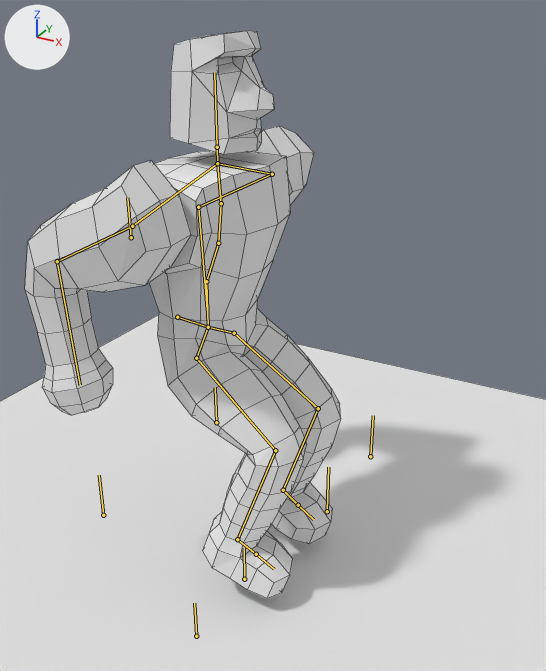
Renders of the Blender file Models/Tiki.blend from each side of a commit.
Both versions are drawn from a 50 mm lens placed at (8.09, -11.95, 10.98), pointed at (1.63, -0.2, 5.1). Lighting does not change. The marker at upper left points along +X, +Y and +Z. The bones that bend it are drawn over the model as lines. Mesh edges are drawn as thin lines.

Objects in the first picture: 'Plane', 'head', 'torso'.
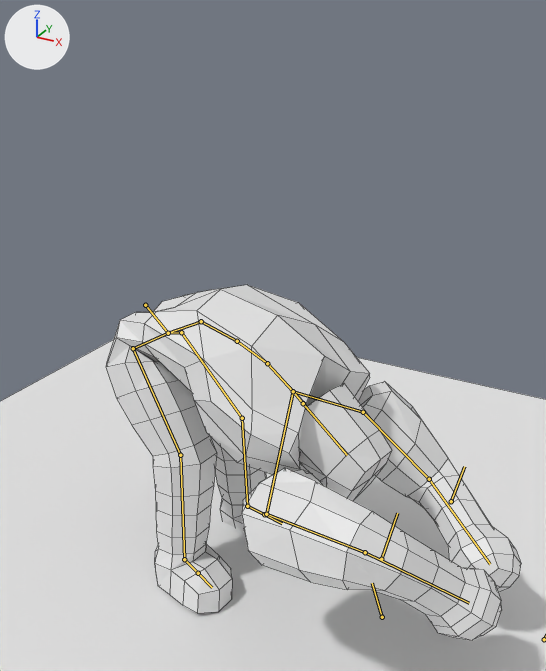
The newer file adds an action. The first version stands in its rest pose; the second is drawn at frame 10 of the action 'FwdSpSmash'.

What differs and where, as boxes [x1, y1, x2, y2] in the pictures (546 x 671 px):
'torso', posed (31% wider, 25% shorter)
    before: [25, 126, 341, 599]
    after: [106, 285, 521, 641]
'head', posed
    before: [170, 30, 274, 155]
    after: [299, 383, 392, 501]
bone 'Bone.001', root to tip
    before: (370, 456) to (373, 415)
    after: (382, 617) to (372, 583)
bone 'Bone.024', root to tip
    before: (131, 237) to (127, 197)
    after: (451, 501) to (464, 466)
bone 'Bone.030', root to tip
    before: (177, 317) to (208, 327)
    after: (145, 305) to (168, 333)
bone 'Bone.010', root to tip
    before: (208, 327) to (234, 333)
    after: (168, 333) to (181, 332)
bone 'Bone', root to tip
    before: (208, 327) to (206, 281)
    after: (168, 333) to (201, 321)
bone 'Bone.007', root to tip
    before: (217, 163) to (272, 174)
    after: (293, 391) to (363, 412)
bone 'Bone.015', root to tip
    before: (217, 147) to (214, 72)
    after: (303, 403) to (347, 455)
bone 'Bone.016', root to tip
    before: (217, 163) to (132, 226)
    after: (293, 391) to (266, 514)
bone 'Bone.019', root to tip
    before: (208, 327) to (196, 358)
    after: (168, 333) to (133, 348)

The change in detail:
Bone 'Bone.001' (bone_bone_001) moves from (0.0, 0.0, 0.0) to (0.24, -5.05, 0.84).
Bone 'Bone.001' (bone_bone_001) turns from (0, 0, 0) to (-1, 29, 18) degrees about its own x, y and z.
Bone 'Bone.001' (bone_bone_001) is rescaled from (1.0, 1.0, 1.0) to (0.26, 0.01, 0.75).
Bone 'Bone.006' (bone_bone_006) moves from (0.0, 0.0, 0.0) to (0.33, -5.08, -1.06).
Bone 'Bone.006' (bone_bone_006) turns from (0, 0, 0) to (-1, -32, 19) degrees about its own x, y and z.
Bone 'Bone.006' (bone_bone_006) is rescaled from (1.0, 1.0, 1.0) to (0.26, 0.01, 0.75).
Bone 'Bone.024' (bone_bone_024) moves from (0.0, 0.0, 0.0) to (8.53, -4.83, -0.05).
Bone 'Bone.024' (bone_bone_024) turns from (0, 0, 0) to (0, 117, -12) degrees about its own x, y and z.
Bone 'Bone.024' (bone_bone_024) is rescaled from (1.0, 1.0, 1.0) to (9.74, 4.96, 5.8).
Bone 'Bone.025' (bone_bone_025) moves from (0.0, 0.0, 0.0) to (8.6, -2.94, -0.35).
Bone 'Bone.025' (bone_bone_025) turns from (0, 0, 0) to (0, -17, -12) degrees about its own x, y and z.
Bone 'Bone.025' (bone_bone_025) is rescaled from (1.0, 1.0, 1.0) to (4.96, 4.96, 10.19).
Bone 'Bone.026' (bone_bone_026) moves from (0.0, 0.0, 0.0) to (9.06, -0.42, -3.34).
Bone 'Bone.026' (bone_bone_026) turns from (0, 0, 0) to (0, 117, -12) degrees about its own x, y and z.
Bone 'Bone.026' (bone_bone_026) is rescaled from (1.0, 1.0, 1.0) to (3.6, 0.01, 1.34).
Bone 'Bone.027' (bone_bone_027) moves from (0.0, 0.0, 0.0) to (8.71, -1.15, 2.18).
Bone 'Bone.027' (bone_bone_027) turns from (0, 0, 0) to (0, -17, -12) degrees about its own x, y and z.
Bone 'Bone.027' (bone_bone_027) is rescaled from (1.0, 1.0, 1.0) to (1.0, 0.01, 3.93).
Bone 'Bone.028' (bone_bone_028) moves from (0.0, 0.0, 0.0) to (0.07, -6.29, 0.7).
Bone 'Bone.028' (bone_bone_028) turns from (0, 0, 0) to (-1, 29, 18) degrees about its own x, y and z.
Bone 'Bone.028' (bone_bone_028) is rescaled from (1.0, 1.0, 1.0) to (0.26, 0.01, 0.75).
Bone 'Bone.029' (bone_bone_029) moves from (0.0, 0.0, 0.0) to (0.17, -6.3, -0.8).
Bone 'Bone.029' (bone_bone_029) turns from (0, 0, 0) to (-1, -32, 19) degrees about its own x, y and z.
Bone 'Bone.029' (bone_bone_029) is rescaled from (1.0, 1.0, 1.0) to (0.26, 0.01, 0.75).
Bone 'Bone.030' (bone_bone_030) moves from (0.0, 0.0, 0.0) to (0.08, -0.77, 0.09).
Bone 'Bone.030' (bone_bone_030) turns from (0, 0, 0) to (-2, -1, 40) degrees about its own x, y and z.
Bone 'Bone.010' (bone_bone_010) turns from (0, 0, 0) to (0, 4, -7) degrees about its own x, y and z.
Bone 'Bone' (bone_bone) turns from (0, 0, 0) to (-2, 0, -80) degrees about its own x, y and z.
Bone 'Bone.007' (bone_bone_007) turns from (0, 0, 0) to (-46, -19, -70) degrees about its own x, y and z.
Bone 'Bone.015' (bone_bone_015) turns from (0, 0, 0) to (-4, -1, 5) degrees about its own x, y and z.
Bone 'Bone.016' (bone_bone_016) turns from (0, 0, 0) to (-44, -21, -44) degrees about its own x, y and z.
Bone 'Bone.019' (bone_bone_019) turns from (0, 0, 0) to (21, -10, -21) degrees about its own x, y and z.
